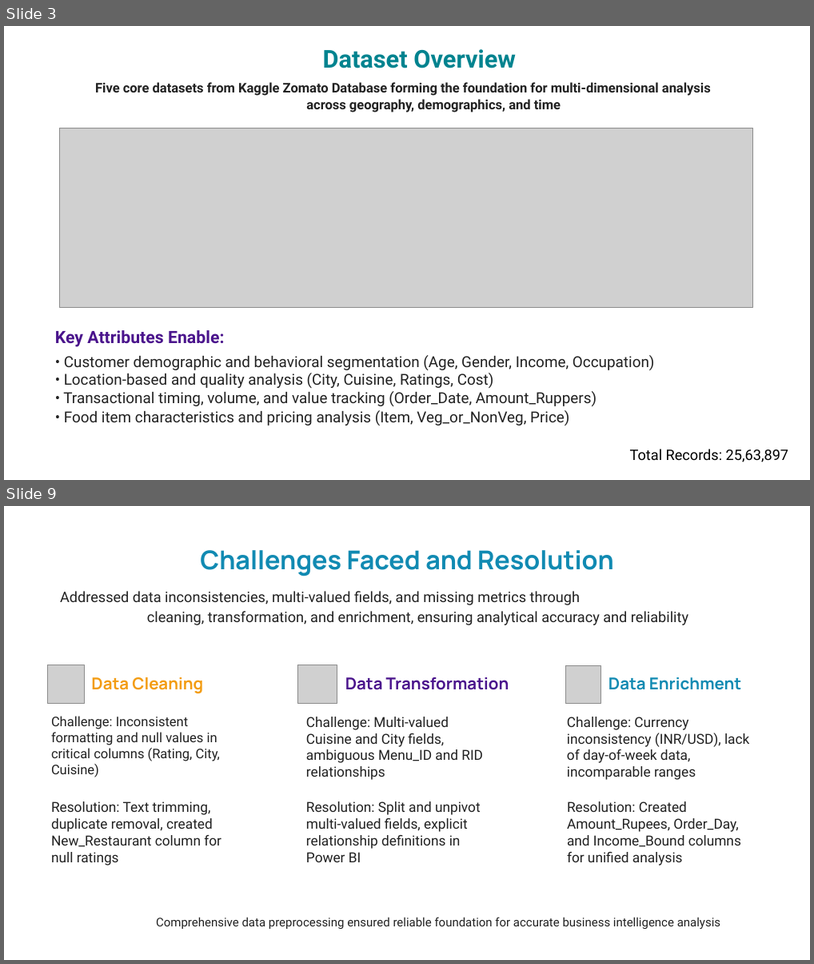
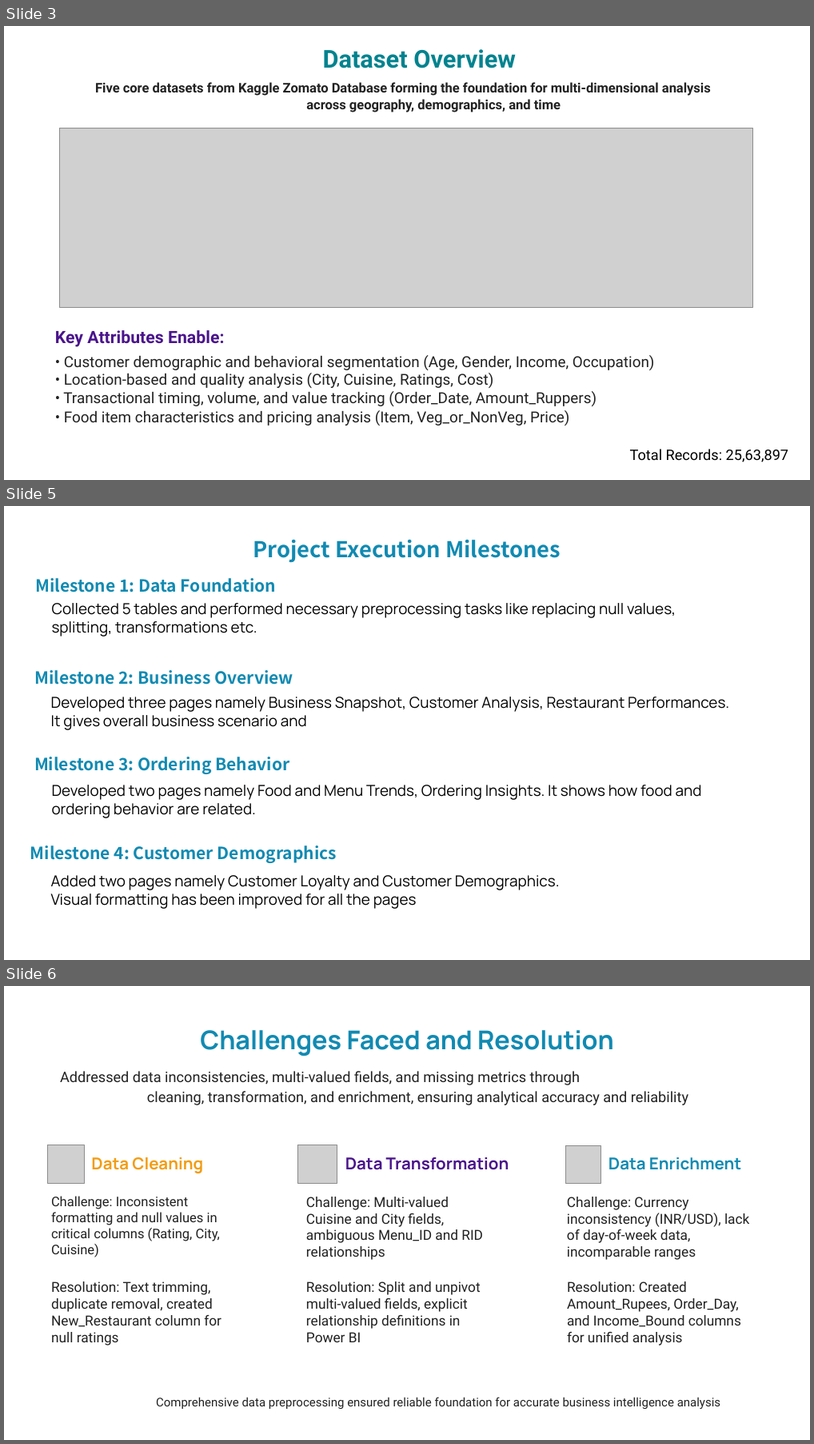
Before and after one commit to Flemin1235/Infosys_Food_Trends_PowerBi_Team_D, a slide deck: Team_mem_PPT/Flemin P Daniel.pptx. Shown one above the other, each under a label of ours: slides 3 and 9 before the commit, slides 3, 5 and 6 after it; the slides between them are not shown. The pictures are 814x964 and 814x1444 pixels, drawn with LibreOffice and Linux fonts; fonts in the diff are those of the drawing; grey boxes stand for pictures; background and template pictures are left out. Boxes give left, top, right and bottom in pixels: in the first picture for what was removed or moved away, otherwise in the second. Text is boxed around its words. In the diff, an @@ line names an element or a change of style, - is before the commit and + after.

```diff
--- a/Team_mem_PPT/Flemin P Daniel.pptx
+++ b/Team_mem_PPT/Flemin P Daniel.pptx
@@ slide 5 added at <box>4,506,810,960</box>, background picture (left out) @@
@@ text added at <box>253,540,561,563</box>, 26 pt, text #118AB2, bold @@
+Project Execution Milestones
@@ text added at <box>35,578,276,592</box>, 20 pt, text #118AB2, bold @@
+Milestone 1: Data Foundation
@@ text added at <box>52,603,676,636</box>, 18 pt, text #000000 @@
+Collected 5 tables and performed necessary preprocessing tasks like replacing null values, splitting, transformations etc.
@@ text added at <box>34,670,294,684</box>, 20 pt, text #118AB2, bold @@
+Milestone 2: Business Overview
@@ text added at <box>51,696,730,730</box>, 18 pt, text #000000 @@
+Developed three pages namely Business Snapshot, Customer Analysis, Restaurant Performances.
+It gives overall business scenario and
@@ text added at <box>34,756,290,774</box>, 20 pt, text #118AB2, bold @@
+Milestone 3: Ordering Behavior
@@ text added at <box>52,784,702,818</box>, 18 pt, text #000000 @@
+Developed two pages namely Food and Menu Trends, Ordering Insights. It shows how food and ordering behavior are related.
@@ text added at <box>30,845,337,863</box>, 20 pt, text #118AB2, bold @@
+Milestone 4: Customer Demographics
@@ text added at <box>51,875,560,908</box>, 18 pt, text #000000 @@
+Added two pages namely Customer Loyalty and Customer Demographics.
+Visual formatting has been improved for all the pages
@@ what was slide 9 is now slide 6 @@
```
Also in this commit, not shown: 2 slides changed, 1 other slide added, 6 slides removed, 1 other file.
